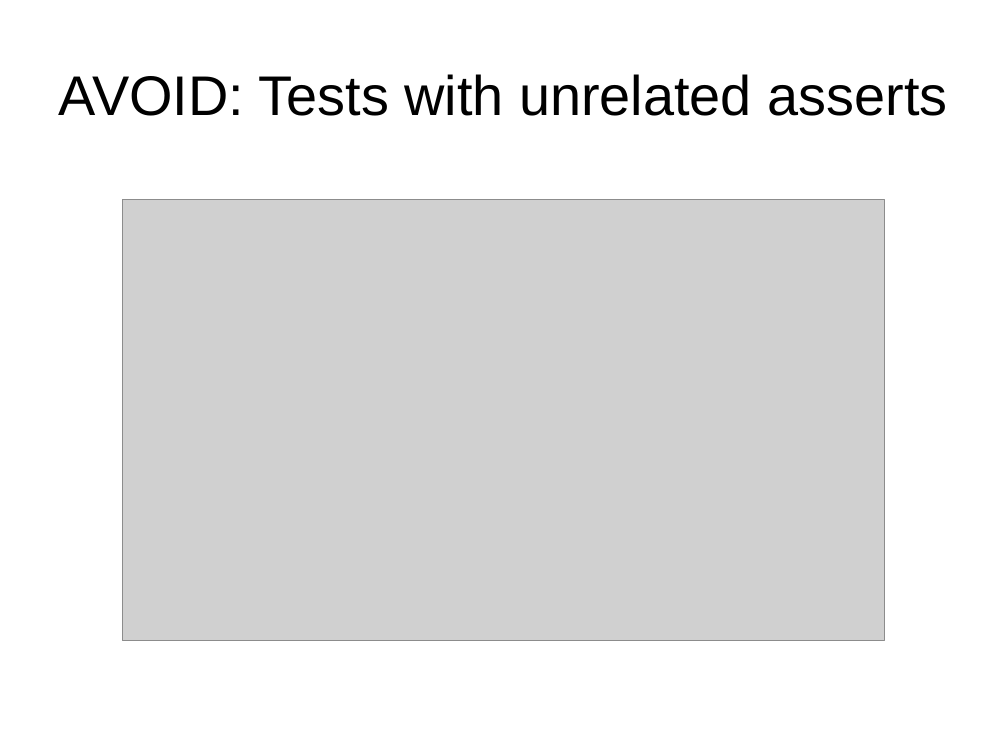
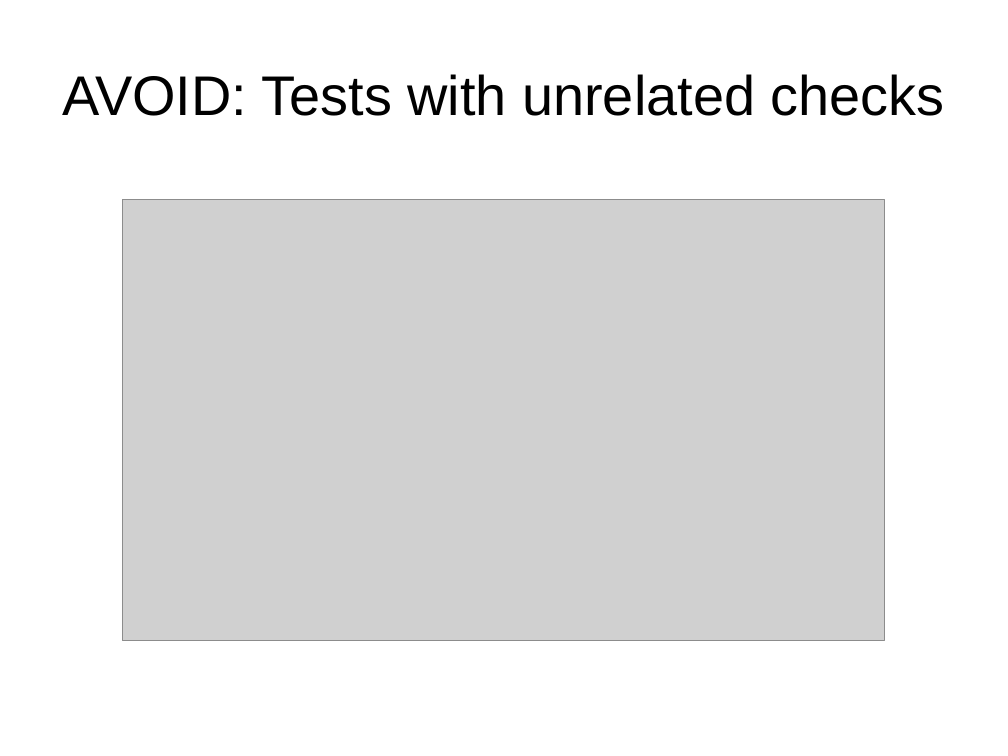
Before and after one commit to robotframework/DosDontsSlides, a slide deck: slide 14 of RobotFrameworkDosAndDonts.odp. Drawn at 1008x756 pixels with LibreOffice and Linux fonts; fonts in the diff are those of the drawing; grey boxes stand for pictures. Boxes give left, top, right and bottom in pixels: in the first picture for what was removed or moved away, otherwise in the second. Text is boxed around its words. In the diff, an @@ line names an element or a change of style, - is before the commit and + after.

```diff
--- a/RobotFrameworkDosAndDonts.odp
+++ b/RobotFrameworkDosAndDonts.odp
@@ title at <box>62,74,945,116</box>: text changed @@
-AVOID: Tests with unrelated asserts
+AVOID: Tests with unrelated checks
```
Also in this commit, not shown: 6 other slides changed.
